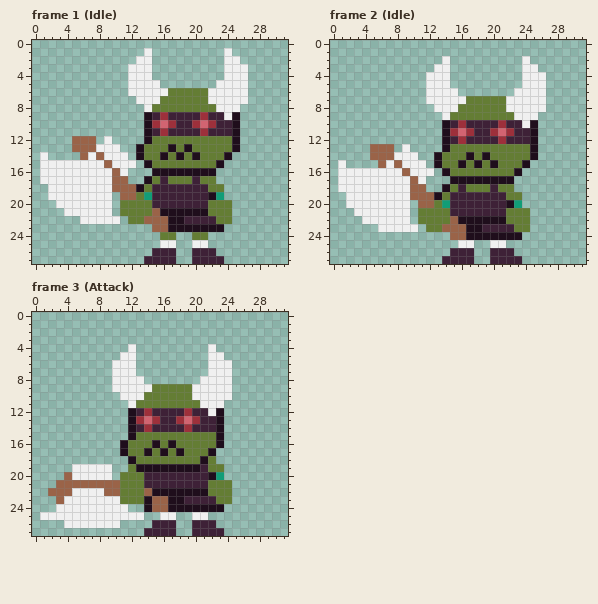
Edited in one commit: pixel-art file (phaser/concepts/enemy-goblin.ase). The picture above was drawn from the file before the commit.
32x28 pixels, 3 frames. Shown: frame 1 (Idle), frame 2 (Idle), frame 3 (Attack).
The same view after the edit:
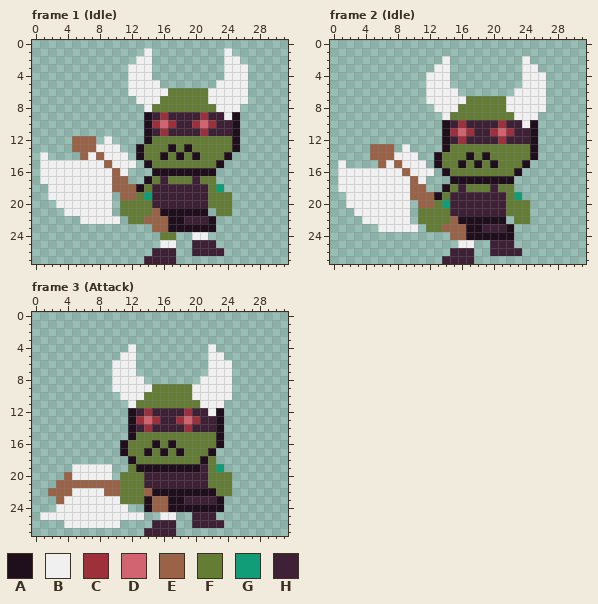
Palette (. is transparent): A #1f0e1c  B #f0f0f0  C #9d303b  D #d26471  E #9a6348  F #647d34  G #119d77  H #3e2137
Author's note on the commit: Updates Character Art Perspective (#97) * adds boss attack animations
The edit:
Frame 1 (Idle):
y 18: x 23 F -> G
y 19: x 22..24 AG. -> FFF
y 21: x 22 F -> .
y 22: x 22..24 HFF -> A..
y 23: x 23 A -> .
y 24: x 20..21 FF -> BB
y 25: x 20..22 BB. -> HHH
y 26: x 23 . -> H
y 27: x 20..23 HHHH -> ....
Frame 2 (Idle):
y 19: x 23 F -> G
y 20: x 22..24 AG. -> FFF
y 22: x 22 F -> .
y 23: x 22..24 HFF -> A..
y 24: x 23 A -> .
y 25: x 20..22 BB. -> HHH
y 26: x 23 . -> H
y 27: x 20..23 HHHH -> ....
Frame 3 (Attack):
y 19: x 23 F -> G
y 20: x 22..24 AG. -> FFF
y 22: x 22 F -> A
y 23: x 23..24 FF -> A.
y 25: x 20..22 BB. -> HHH
y 26: x 23 . -> H
y 27: x 20..23 HHHH -> ....
Pixel boxes of the changes (left, top, right, bottom) in both pictures:
changed: (192, 184, 232, 264)
changed: (490, 192, 530, 264)
changed: (192, 464, 232, 536)
